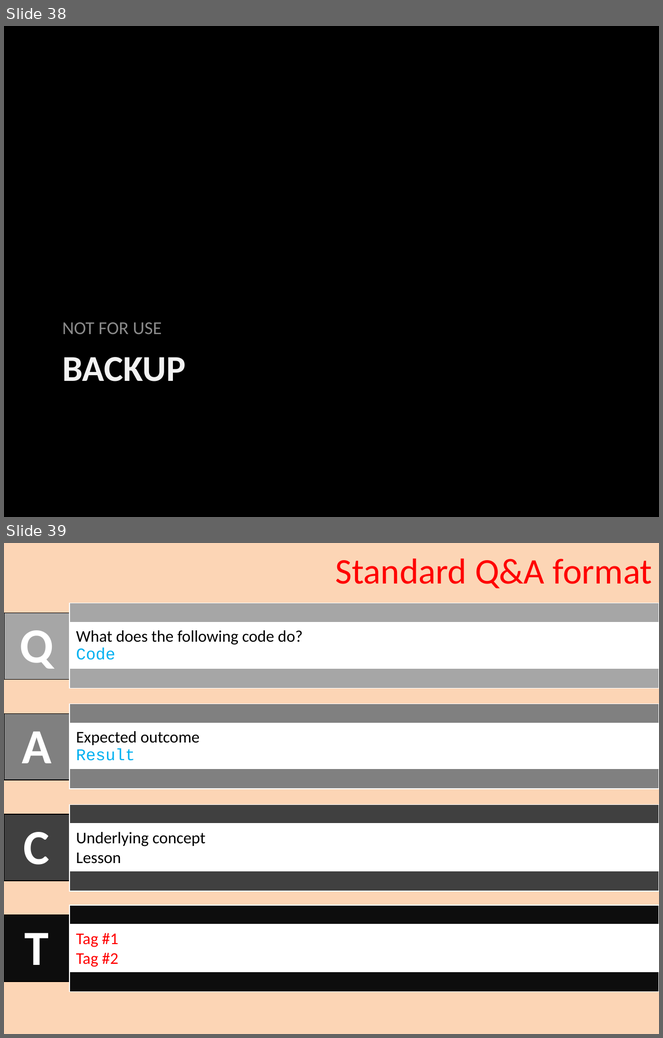
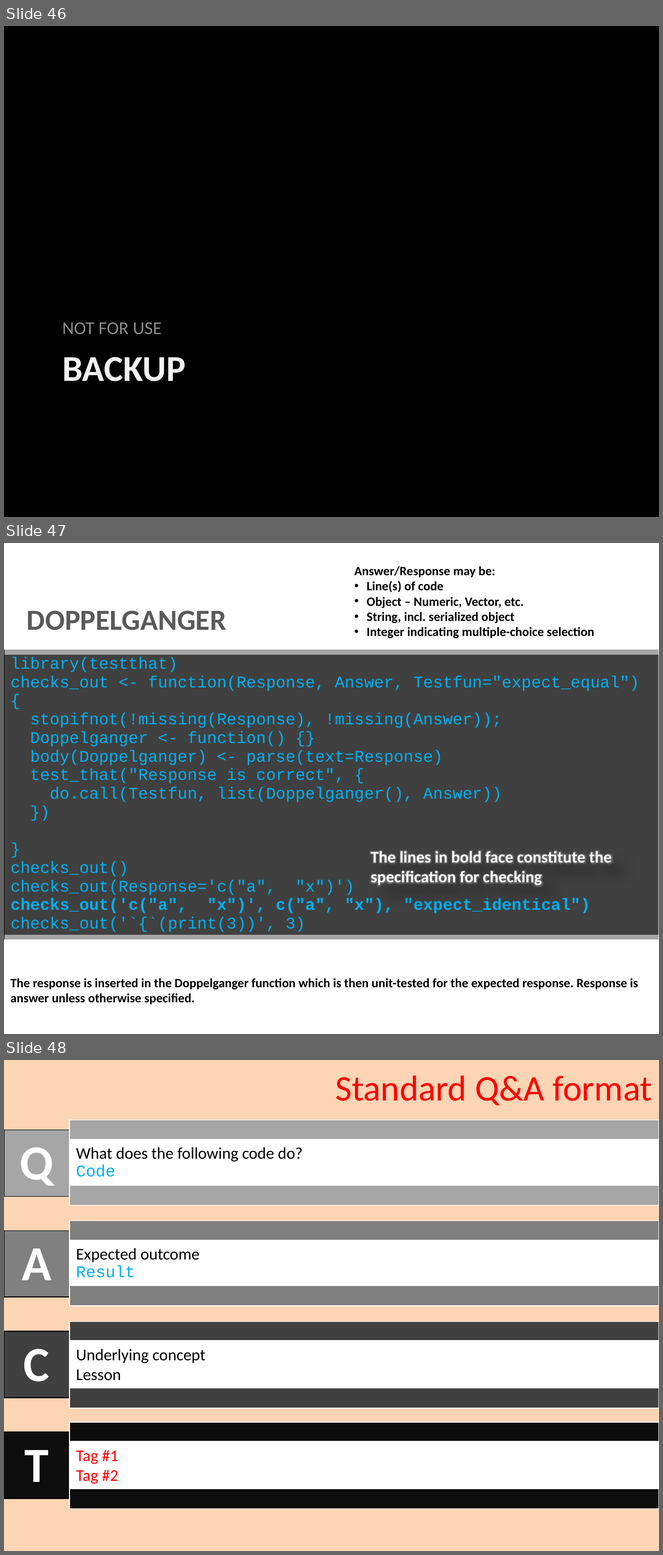
Before and after one commit to sunbee/R-How-To, a slide deck: LearnR Lessons Functions FunctionComponents.pptx. Shown one above the other, each under a label of ours: slides 38 and 39 before the commit, slides 46, 47 and 48 after it. The pictures are 663x1038 and 663x1555 pixels, drawn with LibreOffice and Linux fonts; fonts in the diff are those of the drawing. Boxes give left, top, right and bottom in pixels: in the first picture for what was removed or moved away, otherwise in the second. Text is boxed around its words. In the diff, an @@ line names an element or a change of style, - is before the commit and + after.

```diff
--- a/LearnR Lessons Functions FunctionComponents.pptx
+++ b/LearnR Lessons Functions FunctionComponents.pptx
@@ slide 47 added at [4, 543, 659, 1034], background #FFFFFF @@
@@ text added at [354, 566, 594, 638], 14 pt, text #000000, bold @@
+Answer/Response may be:
+• Line(s) of code
+• Object – Numeric, Vector, etc.
+• String, incl. serialized object
+• Integer indicating multiple-choice selection
@@ text added at [27, 611, 227, 630], 32 pt, text #595959, bold @@
+DOPPELGANGER
@@ table added at [4, 652, 659, 954], 1 rows, 1 columns @@
+library(testthat) / checks_out <- function(Response, Answer, Testfun="expect_equal") { / stopifnot(!missing(Response), !missing(Answer)); / Doppelganger <- function() {} / body(Doppelganger) <- parse(text=Response) / test_that("Response is correct", { / do.call(Testfun, list(Doppelganger(), Answer)) / }) / } / checks_out() / checks_out(Response='c("a", "x")') / checks_out('c("a", "x")', c("a", "x"), "expect_identical") / checks_out('`{`(print(3))', 3)
@@ text added at [371, 851, 612, 886], 18 pt, text #FFFFFF, bold @@
+The lines in bold face constitute the specification for checking
@@ text added at [10, 978, 638, 1005], 14 pt, text #000000, bold @@
+The response is inserted in the Doppelganger function which is then unit-tested for the expected response. Response is answer unless otherwise specified.
@@ what was slide 38 is now slide 46 @@
@@ what was slide 39 is now slide 48 @@
```
Also in this commit, not shown: 4 slides changed, 8 other slides added, 4 other files.
